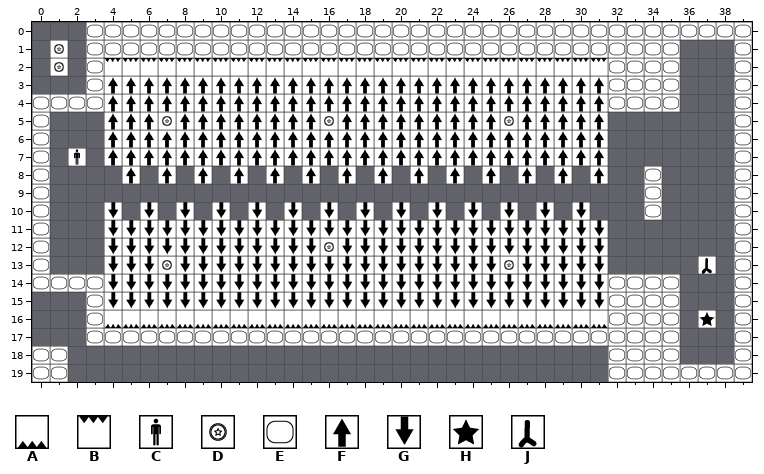
Tiled map, stored at src/levels/raw/map07.tmx. This is how it looked before the edit.
Cells are 32x32 px. Shown: x 0..39, y 0..19.
Key: from "tilesJetpack": A 0, B 1, C 2, D 4, E 5, F 6, G 7, H 8, J 14.
_ is an empty cell.
Layer "Camada de Tiles 1" before, first column x 0:
 0 ___EEEEEEEEEEEEEEEEEEEEEEEEEEEEEEEEEEEEE
 1 _D_EEEEEEEEEEEEEEEEEEEEEEEEEEEEEEEEE___E
 2 _D_EBBBBBBBBBBBBBBBBBBBBBBBBBBBBEEEE___E
 3 ___EFFFFFFFFFFFFFFFFFFFFFFFFFFFFEEEE___E
 4 EEEEFFFFFFFFFFFFFFFFFFFFFFFFFFFFEEEE___E
 5 E___FFFDFFFFFFFFDFFFFFFFFFDFFFFF_______E
 6 E___FFFFFFFFFFFFFFFFFFFFFFFFFFFF_______E
 7 E_C_FFFFFFFFFFFFFFFFFFFFFFFFFFFF_______E
 8 E____F_F_F_F_F_F_F_F_F_F_F_F_F_F__E____E
 9 E_________________________________E____E
10 E___G_G_G_G_G_G_G_G_G_G_G_G_G_G___E____E
11 E___GGGGGGGGGGGGGGGGGGGGGGGGGGGG_______E
12 E___GGGGGGGGGGGGDGGGGGGGGGGGGGGG_______E
13 E___GGGDGGGGGGGGGGGGGGGGGGDGGGGG_____J_E
14 EEEEGGGGGGGGGGGGGGGGGGGGGGGGGGGGEEEE___E
15 ___EGGGGGGGGGGGGGGGGGGGGGGGGGGGGEEEE___E
16 ___EAAAAAAAAAAAAAAAAAAAAAAAAAAAAEEEE_H_E
17 ___EEEEEEEEEEEEEEEEEEEEEEEEEEEEEEEEE___E
18 EE______________________________EEEE___E
19 EE______________________________EEEEEEEE
Now the later version:
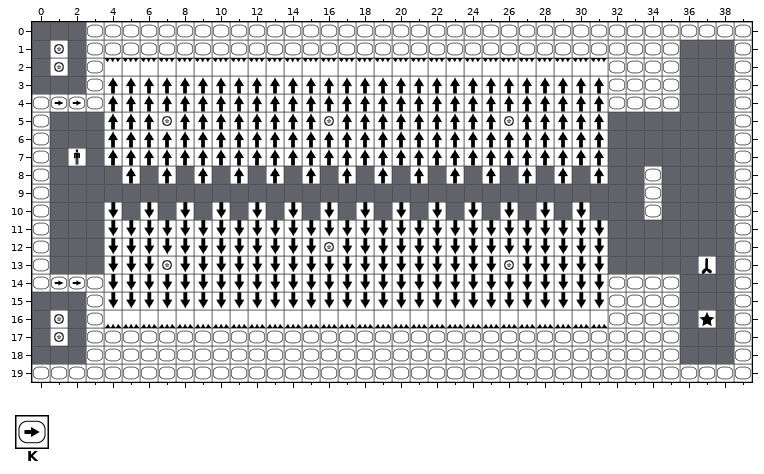
Further tiles: from "tilesJetpack": K 9.
From old to new:
Layer "Camada de Tiles 1":
The author put tile D in rows 16 to 17 at x 1.
The author put tile E in row 18 at x 3 to 31; in row 19 at x 2 to 31.
Tile E becomes tile K in row 4 at x 1 to 2; in row 14 at x 1 to 2.
Tile E is removed in row 18 at x 0 to 1.
